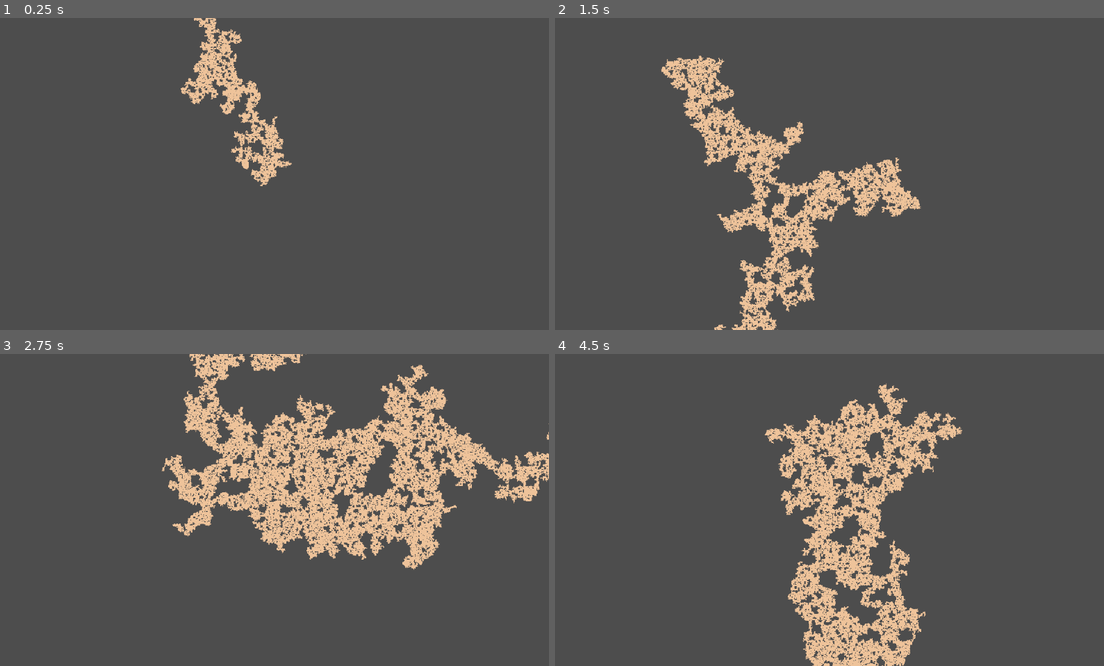
Above: before the commit, frames 1-4 (two rows, left to right).
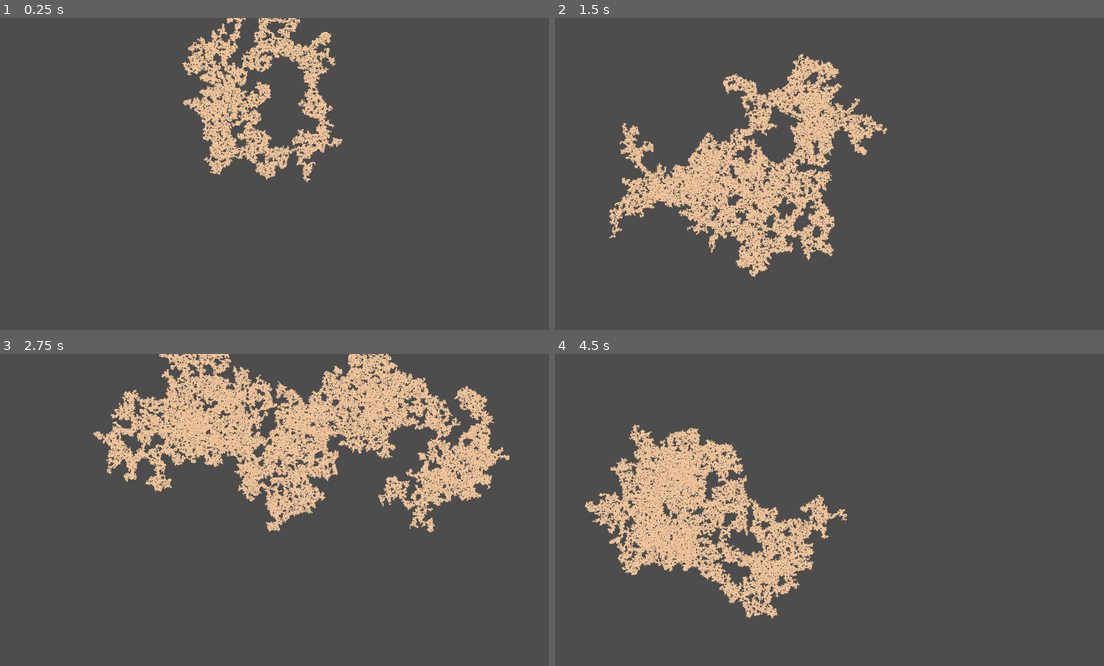
Above: after the commit, the same moments.

Repository: TreacherousDev/Treacherous
Game: Godot game, scene res://main/map_generator/map_generator.tscn
The game is run twice, just before and just after one commit, with the same random seed, the same clock (stepped at 60 frames per second) and the same inputs.
Inputs (mouse positions are in pixels of both pictures, inside the frame that each line leads up to):
- Up to frame 1 (0.25 s): no input
- Up to frame 2 (1.5 s): tap Enter (ui_accept) at 0.5, 0.77 s; move the mouse to (950, 158) at 0.52 s; click (950, 158) at 0.67 s; move the mouse to (714, 189) at 1.27 s; hold Down (ui_down) from 1.28 s (still down)
- Up to frame 3 (2.75 s): tap Enter (ui_accept) at 1.52 s; move the mouse to (329, 441) at 2.02 s; release Down (ui_down) at 2.03 s
- Up to frame 4 (4.5 s): move the mouse to (796, 572) at 2.77 s; click (796, 572) at 2.92 s; tap Enter (ui_accept) at 3.02, 3.77 s; move the mouse to (994, 556) at 3.52 s; hold Down (ui_down) from 3.53 s (still down); move the mouse to (659, 463) at 4.27 s

The runs differ from the first frame. In frame 1, 6.5% of the frame differs, in the area x 32-63%, y 0-54%; in frame 2, 17%; in frame 3, 24%, in the area x 16-100%, y 0-70%; in frame 4, 23%.

Commit message:
replaced recursion with a loop
this prevents stack overflow for large maps with high batch size, and also consumes less memory.

Diff:
--- a/cave_generator.gd
+++ b/cave_generator.gd
@@ -12,12 +12,15 @@
 
 func end_production():
 	print("Map completed in ", iterations, " iterations and ", expand_count, " expansions")
+	cell_parent_direction.clear()
+	cell_parent_position.clear()
 	fill_map_and_get_border()
 
 var border_cells_to_fill = []
 var moore_directions := [Vector2i(-1, -1), Vector2i(0, -1), Vector2i(1, -1), Vector2i(-1, 0), Vector2i(1, 0), Vector2i(-1, 1), Vector2i(0, 1), Vector2i(1, 1)]
 var vn_directions := [Vector2i(0, -1), Vector2i(-1, 0), Vector2i(1, 0), Vector2i(0, 1)]
 
+var chunk = 0
 var marker = load("res://main/map_generator/path_marker.tscn")
 func smoothen_border():
 	var fill_next = []
@@ -27,27 +30,18 @@
 			fill_next.append(cell)
 	border_cells_to_fill = fill_next.duplicate()
 
-	var chunk = 0
 	print(fill_next.size())
 	for cell in fill_next:
-#		if chunk % 2000 == 0:
+#		if chunk % 1000 == 0:
 #			await get_tree().process_frame
 #		chunk += 1
 		set_cell(0, cell, 0, Vector2i(16, 0))
 
 	if border_cells_to_fill.size() != 0:
-		border_cells_to_fill = get_next_border(fill_next)
+		border_cells_to_fill = get_next_border_cells_to_fill(fill_next)
 		smoothen_border()
 	else:
 		print("Cave Generation Completed")
-
-func get_next_border_cells_to_fill() -> Array:
-	var fill_next = []
-	for cell in border_cells_to_fill:
-		var neighbor_count = get_moore_neighbor_count_of_cell(cell)
-		if neighbor_count >= 5:
-			fill_next.append(cell)
-	return fill_next
 
 # GET MOORE NEIGHBOR COUNT OF CELL
 # searches each moore neighbor of the cell and counts how many non empty cells are there in total
@@ -63,10 +57,9 @@
 # replaces all direcional room sprites with 1 plain textures and gets the bounding shape of the map
 func fill_map_and_get_border():
 	var filled_cells = get_used_cells(0)
-	var chunk = 0
 	for cell in filled_cells:
 		chunk += 1
-		if chunk % 2000 == 0:
+		if chunk % 10000 == 0:
 			await get_tree().process_frame
 		set_cell(0, cell, 0, Vector2i(16, 0))
 		for direction in vn_directions:
@@ -76,7 +69,7 @@
 					border_cells_to_fill.append(vn_neighbor)
 	smoothen_border()
 
-func get_next_border(recently_filled_cells):
+func get_next_border_cells_to_fill(recently_filled_cells) -> Array:
 	var result = []
 	for cell in recently_filled_cells:
 		for direction in moore_directions:
--- a/main/map_generator/map_generator.gd
+++ b/main/map_generator/map_generator.gd
@@ -69,7 +69,17 @@
 	cell_depth[start_from] = 0
 	mark_cells_to_fill_next(start_from)
 	active_cells.append(start_from)
-	run_algorithm()
+
+	while (active_cells.size() != 0):
+		iterations += 1
+		if iterations % batch_size == 0:
+			await get_tree().process_frame
+		run_algorithm()
+		if active_cells.size() == 0 and current_map_size < map_size:
+			expand_map()
+
+	end_production()
+
 
 ## Tracker for how many times the run_algorithm() function executes
 var iterations: int = 0
@@ -82,9 +92,9 @@
 #############
 ## Recursively calls itself till the map size is achieved
 func run_algorithm():
-	iterations += 1
-	if iterations % batch_size == 0:
-		await get_tree().process_frame
+#	iterations += 1
+#	if iterations % batch_size == 0:
+#		await get_tree().process_frame
 
 	#randomize order so that one side doesnt have skewed chances of spawning rooms with more branches
 	active_cells = shuffle_array_with_seed(active_cells)
@@ -105,12 +115,12 @@
 	active_cells = next_active_cells.duplicate()
 	next_active_cells.clear()
 
-	if rooms_expected_next_iteration != 0:
-		run_algorithm()
-	elif current_map_size < map_size:
-		expand_map()
-	else:
-		end_production()
+#	if rooms_expected_next_iteration != 0:
+#		run_algorithm()
+#	elif current_map_size < map_size:
+#		expand_map()
+#	else:
+#		end_production()
 
 func end_production():
 	print("Map completed in ", iterations, " iterations and ", expand_count, " expansions")
@@ -294,10 +304,10 @@
 ####################################################################
 
 	# sample 1: prevents the map from branching more than 10 branching paths per iteration
-	if rooms_expected_next_iteration > 30:
+	if rooms_expected_next_iteration > 25:
 		force_spawn_closing_room(parent_direction, room_selection)
 	# sample 2: prevents the map from having less than 4 branching paths per iteration
-	if rooms_expected_next_iteration < 2:
+	if rooms_expected_next_iteration < 1:
 		delete_rooms_from_pool([parent_direction], room_selection)
 ################################################################################################
 
@@ -376,7 +386,6 @@
 	var room_selection = get_room_selection(room_to_open)
 	delete_rooms_from_pool([parent_direction], room_selection)
 	spawn_room(room_to_open, room_selection)
-	run_algorithm()
 
 #GET ROOM TO OPEN
 #Selects 1 room from the list of expandable closing rooms depending on the value of expand_mode
--- a/main/map_generator/map_generator.tscn
+++ b/main/map_generator/map_generator.tscn
@@ -34,12 +34,13 @@
 tile_set = SubResource("TileSet_u057a")
 format = 2
 script = ExtResource("2_ludot")
-map_size = 100000
+map_size = 200000
 draw_path = NodePath("DrawPath")
-batch_size = 100
+batch_size = 200
+expand_mode = 3
 
 [node name="Camera2D" type="Camera2D" parent="."]
-zoom = Vector2(0.06, 0.06)
+zoom = Vector2(0.05, 0.05)
 
 [node name="DrawPath" type="Node2D" parent="."]
 script = ExtResource("3_lgdg0")
